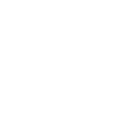
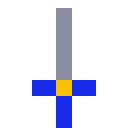
Two versions of the same layered image (128×128). Layer-by-layer changes:
painted on "Master_Sword" over (x1=32, y1=8, x2=96, y2=128)
